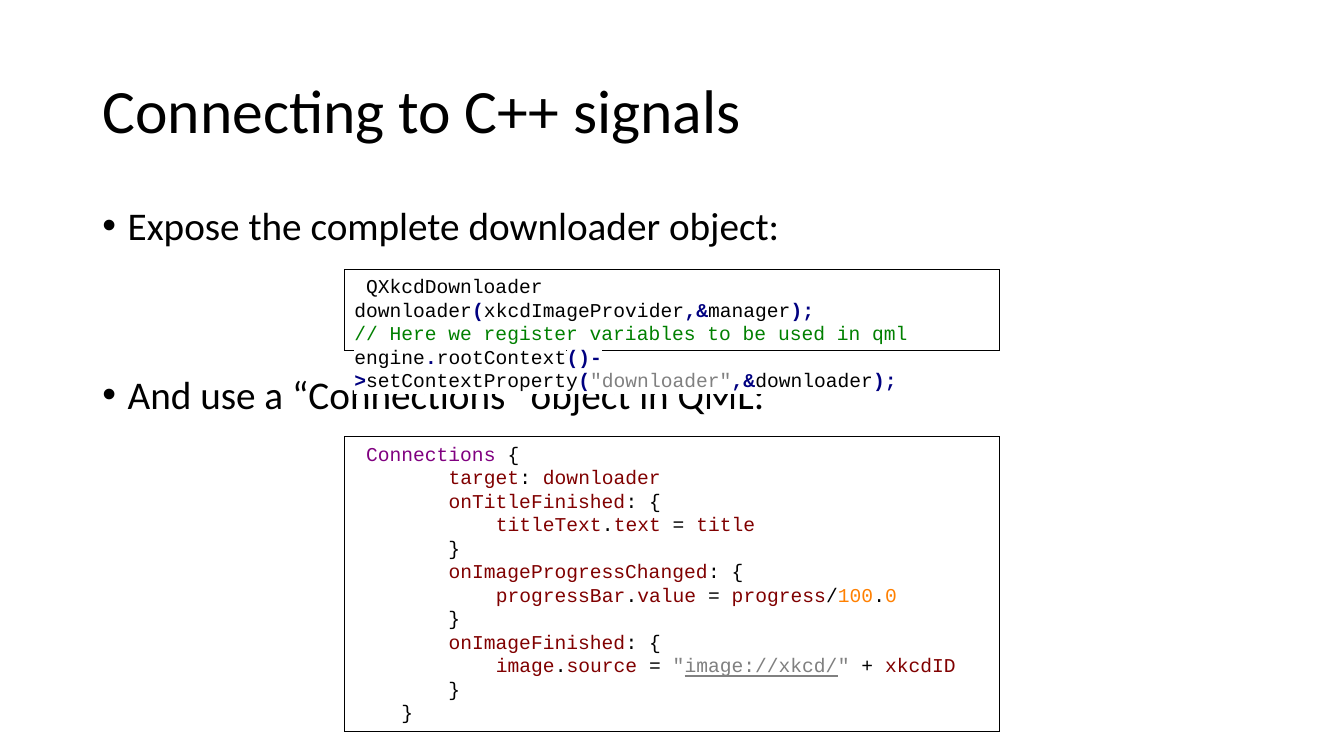
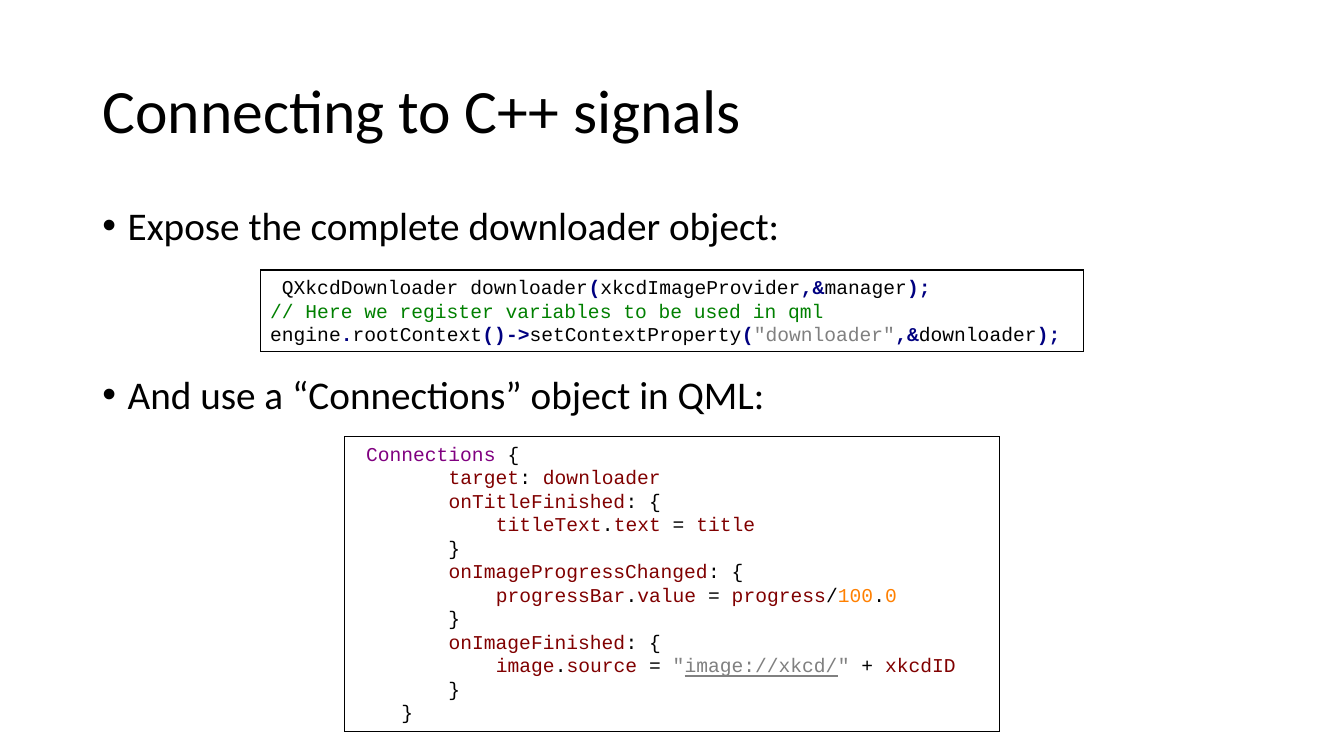
Before and after one commit to RudolfVonKrugstein/qml-presentation, a slide deck: slide 13 of Praesentation.pptx. Drawn at 1344x756 pixels with LibreOffice and Linux fonts; fonts in the diff are those of the drawing. Boxes give left, top, right and bottom in pixels: in the first picture for what was removed or moved away, otherwise in the second. Text is boxed around its words. In the diff, an @@ line names an element or a change of style, - is before the commit and + after.

```diff
--- a/Praesentation.pptx
+++ b/Praesentation.pptx
@@ rectangle "QXkcdDownloader downloader(xkcdImageProvider,&manager);": place and size @@
-rectangle "QXkcdDownloader downloader(xkcdImageProvider,&manager);" at (345, 269, 1000, 351)
+rectangle "QXkcdDownloader downloader(xkcdImageProvider,&manager);" at (260, 270, 1084, 352)
```
Also in this commit, not shown: 7 other slides changed.
